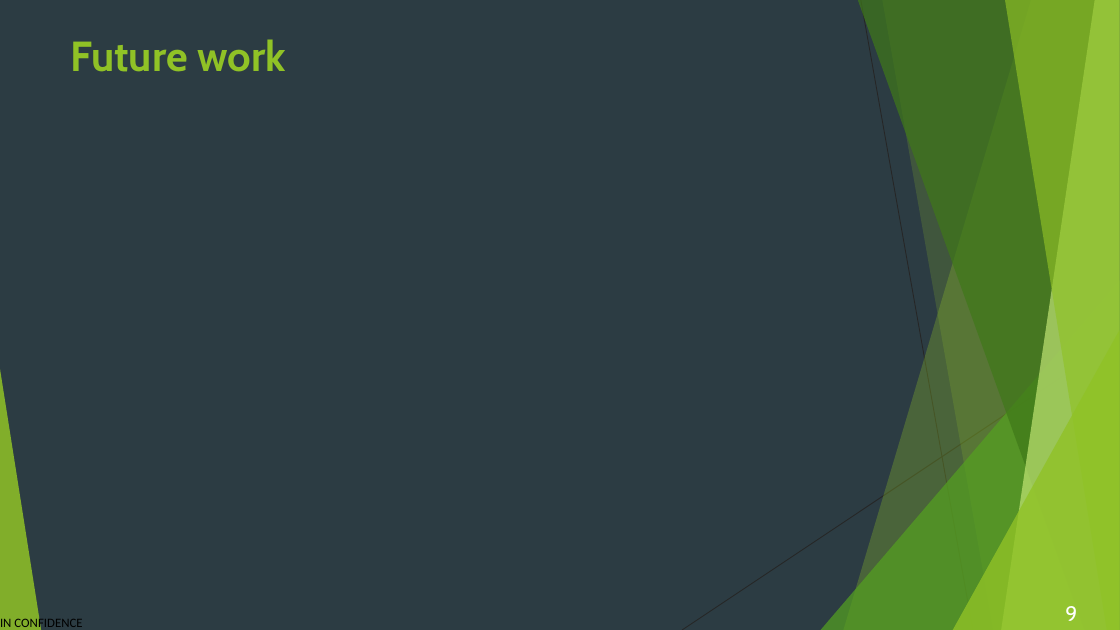
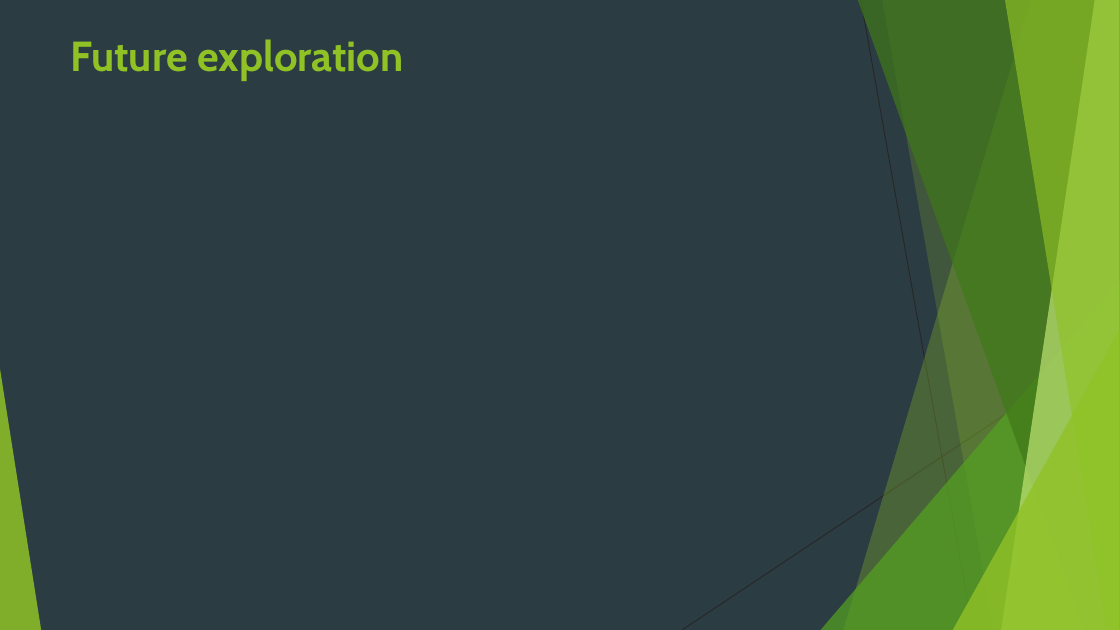
Before and after one commit to JBris/ml_pipeline, a slide deck: slide 16 of resources/ml_pipeline.pptx (slide 9 before the commit). Drawn at 1120x630 pixels with LibreOffice and Linux fonts; fonts in the diff are those of the drawing; background and template pictures are left out. Boxes give left, top, right and bottom in pixels: in the first picture for what was removed or moved away, otherwise in the second. Text is boxed around its words. In the diff, an @@ line names an element or a change of style, - is before the commit and + after.

```diff
--- a/resources/ml_pipeline.pptx
+++ b/resources/ml_pipeline.pptx
@@ title at (x1=71, y1=39, x2=404, y2=81): text changed @@
-Future work
+Future exploration
@@ text removed at (x1=0, y1=616, x2=82, y2=630) @@
-IN CONFIDENCE
@@ page number removed at (x1=1065, y1=606, x2=1077, y2=621) @@
-9
```
Also in this commit, not shown: 5 other slides changed, 11 slides added, 4 slides removed, 7 other files.
